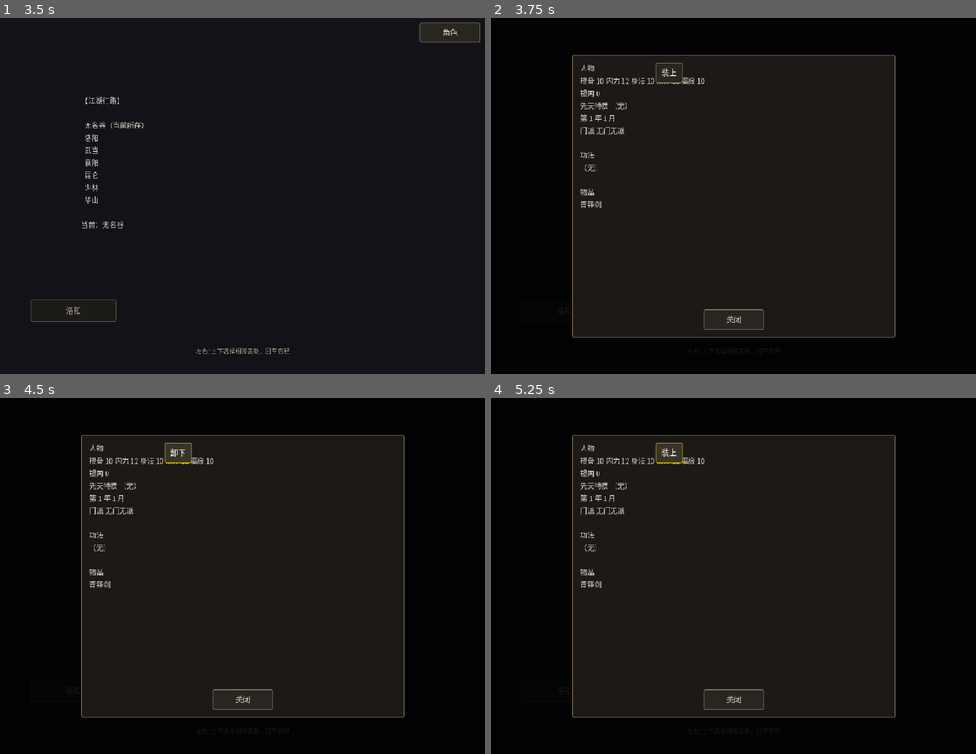
Above: before the commit, frames 1-4 (two rows, left to right).
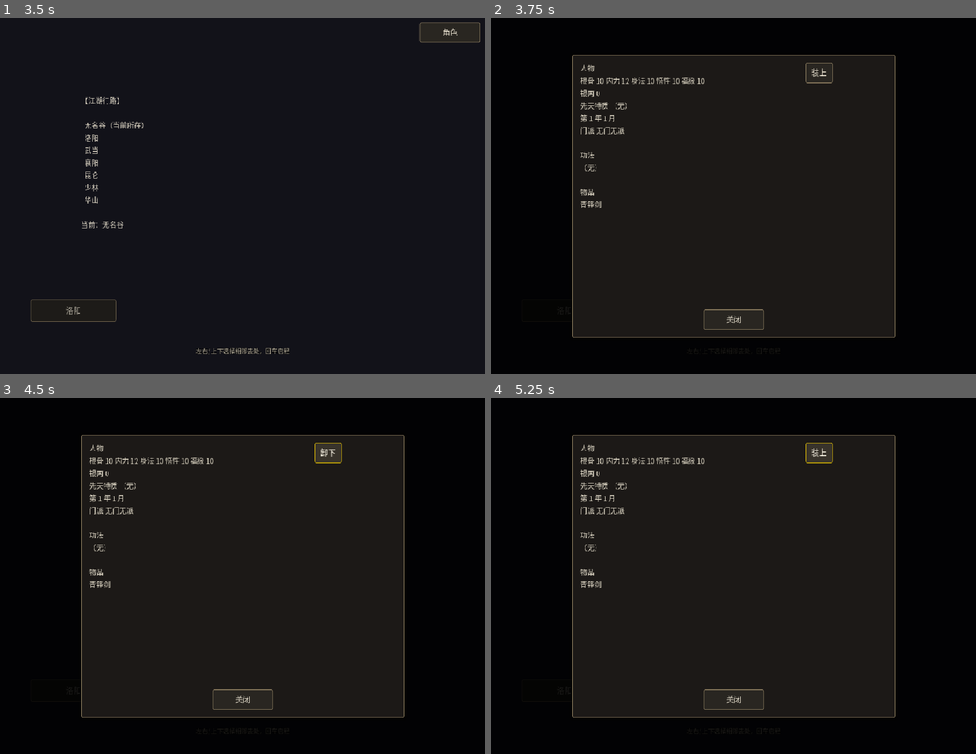
Above: after the commit, the same moments.

Repository: linxuhao/jinyong-heroes
Game: Godot game, scene res://scenes/segments/map.tscn
The game is run twice, just before and just after one commit, with the same random seed, the same clock (stepped at 60 frames per second) and the same inputs. This scene is started directly instead of the project's main scene. Sound files missing from this copy of the repository are replaced by a short silence.
Inputs:
- Up to frame 1 (3.5 s): click "洛阳" at 0.5 s; click "买下长剑" at 1.25 s; click "无名谷" at 2 s; click "卧床练气" at 2.75 s
- Up to frame 2 (3.75 s): click "角色" at 3.5 s
- Up to frame 3 (4.5 s): click "装上" at 4.25 s
- Up to frame 4 (5.25 s): click "卸下" at 5 s

Frame 1 is identical in both runs. In frame 2, 0.2% of the frame differs, in the area x 34-71%, y 12-19%; in frame 3, 0.6%, in the area x 33-71%, y 12-19%; in frame 4, 0.6%.

Commit message:
dpe_game/t_impl: occlusion_scene_geometry [jinyong-loop] (4 file(s))

Diff:
--- a/scenes/segments/sect_select.tscn
+++ b/scenes/segments/sect_select.tscn
@@ -26,7 +26,7 @@
 anchor_bottom = 0.5
 offset_left = -320.0
 offset_top = -200.0
-offset_right = 320.0
+offset_right = 110.0
 offset_bottom = 200.0
 mouse_filter = 2
 autowrap_mode = 3
@@ -41,9 +41,9 @@
 anchor_top = 1.0
 anchor_right = 0.5
 anchor_bottom = 1.0
-offset_left = -200.0
+offset_left = -100.0
 offset_top = -56.0
-offset_right = 200.0
+offset_right = 100.0
 offset_bottom = -16.0
 mouse_filter = 2
 horizontal_alignment = 1
@@ -55,9 +55,9 @@
 anchor_top = 0.5
 anchor_right = 0.5
 anchor_bottom = 0.5
-offset_left = -120.0
+offset_left = 130.0
 offset_top = -44.0
-offset_right = 120.0
+offset_right = 370.0
 offset_bottom = 4.0
 focus_mode = 0
 text = "少林"
@@ -68,9 +68,9 @@
 anchor_top = 0.5
 anchor_right = 0.5
 anchor_bottom = 0.5
-offset_left = -120.0
+offset_left = 130.0
 offset_top = 12.0
-offset_right = 120.0
+offset_right = 370.0
 offset_bottom = 60.0
 focus_mode = 0
 text = "武当"
@@ -81,9 +81,9 @@
 anchor_top = 0.5
 anchor_right = 0.5
 anchor_bottom = 0.5
-offset_left = -120.0
+offset_left = 130.0
 offset_top = 68.0
-offset_right = 120.0
+offset_right = 370.0
 offset_bottom = 116.0
 focus_mode = 0
 text = "丐帮"
@@ -94,9 +94,9 @@
 anchor_top = 0.5
 anchor_right = 0.5
 anchor_bottom = 0.5
-offset_left = -120.0
+offset_left = 130.0
 offset_top = 124.0
-offset_right = 120.0
+offset_right = 370.0
 offset_bottom = 172.0
 focus_mode = 0
 text = "峨眉"
@@ -107,9 +107,9 @@
 anchor_top = 0.5
 anchor_right = 0.5
 anchor_bottom = 0.5
-offset_left = -120.0
+offset_left = 130.0
 offset_top = 180.0
-offset_right = 120.0
+offset_right = 370.0
 offset_bottom = 228.0
 focus_mode = 0
 text = "唐门"
--- a/scenes/ui/roster_panel.tscn
+++ b/scenes/ui/roster_panel.tscn
@@ -50,103 +50,103 @@
 anchor_bottom = 1.0
 offset_left = 16.0
 offset_top = 16.0
-offset_right = -16.0
+offset_right = -190.0
 offset_bottom = -72.0
 autowrap_mode = 3
 text = ""
 
 [node name="EquipButton0" type="Button" parent="RosterOverlay/RosterBox"]
-offset_left = 165.0
+offset_left = 462.0
 offset_top = 16.0
-offset_right = 209.0
+offset_right = 506.0
 offset_bottom = 56.0
 focus_mode = 0
 text = "装上"
 
 [node name="EquipButton1" type="Button" parent="RosterOverlay/RosterBox"]
-offset_left = 211.0
+offset_left = 508.0
 offset_top = 16.0
-offset_right = 255.0
+offset_right = 552.0
 offset_bottom = 56.0
 focus_mode = 0
 text = "装上"
 
 [node name="EquipButton2" type="Button" parent="RosterOverlay/RosterBox"]
-offset_left = 257.0
+offset_left = 554.0
 offset_top = 16.0
-offset_right = 301.0
+offset_right = 598.0
 offset_bottom = 56.0
 focus_mode = 0
 text = "装上"
 
 [node name="EquipButton3" type="Button" parent="RosterOverlay/RosterBox"]
-offset_left = 165.0
+offset_left = 462.0
 offset_top = 62.0
-offset_right = 209.0
+offset_right = 506.0
 offset_bottom = 102.0
 focus_mode = 0
 text = "装上"
 
 [node name="EquipButton4" type="Button" parent="RosterOverlay/RosterBox"]
-offset_left = 211.0
+offset_left = 508.0
 offset_top = 62.0
-offset_right = 255.0
+offset_right = 552.0
 offset_bottom = 102.0
 focus_mode = 0
 text = "装上"
 
 [node name="EquipButton5" type="Button" parent="RosterOverlay/RosterBox"]
-offset_left = 257.0
+offset_left = 554.0
 offset_top = 62.0
-offset_right = 301.0
+offset_right = 598.0
 offset_bottom = 102.0
 focus_mode = 0
 text = "装上"
 
 [node name="EquipButton6" type="Button" parent="RosterOverlay/RosterBox"]
-offset_left = 165.0
+offset_left = 462.0
 offset_top = 108.0
-offset_right = 209.0
+offset_right = 506.0
 offset_bottom = 148.0
 focus_mode = 0
 text = "装上"
 
 [node name="EquipButton7" type="Button" parent="RosterOverlay/RosterBox"]
-offset_left = 211.0
+offset_left = 508.0
 offset_top = 108.0
-offset_right = 255.0
+offset_right = 552.0
 offset_bottom = 148.0
 focus_mode = 0
 text = "装上"
 
 [node name="EquipButton8" type="Button" parent="RosterOverlay/RosterBox"]
-offset_left = 257.0
+offset_left = 554.0
 offset_top = 108.0
-offset_right = 301.0
+offset_right = 598.0
 offset_bottom = 148.0
 focus_mode = 0
 text = "装上"
 
 [node name="EquipButton9" type="Button" parent="RosterOverlay/RosterBox"]
-offset_left = 165.0
+offset_left = 462.0
 offset_top = 154.0
-offset_right = 209.0
+offset_right = 506.0
 offset_bottom = 194.0
 focus_mode = 0
 text = "装上"
 
 [node name="EquipButton10" type="Button" parent="RosterOverlay/RosterBox"]
-offset_left = 211.0
+offset_left = 508.0
 offset_top = 154.0
-offset_right = 255.0
+offset_right = 552.0
 offset_bottom = 194.0
 focus_mode = 0
 text = "装上"
 
 [node name="EquipButton11" type="Button" parent="RosterOverlay/RosterBox"]
-offset_left = 257.0
+offset_left = 554.0
 offset_top = 154.0
-offset_right = 301.0
+offset_right = 598.0
 offset_bottom = 194.0
 focus_mode = 0
 text = "装上"
--- a/scenes/ui/tutorial_overlay.tscn
+++ b/scenes/ui/tutorial_overlay.tscn
@@ -51,10 +51,12 @@
 
 [node name="Buttons" type="HBoxContainer" parent="Panel"]
 anchors_preset = 8
+anchor_top = 1.0
+anchor_right = 1.0
 anchor_bottom = 1.0
 offset_left = 100.0
 offset_top = -56.0
-offset_right = 500.0
+offset_right = -100.0
 offset_bottom = -16.0
 
 [node name="Next" type="Button" parent="Panel/Buttons"]
Not shown, added: final/delivery_notes_loop_occlusion.md
